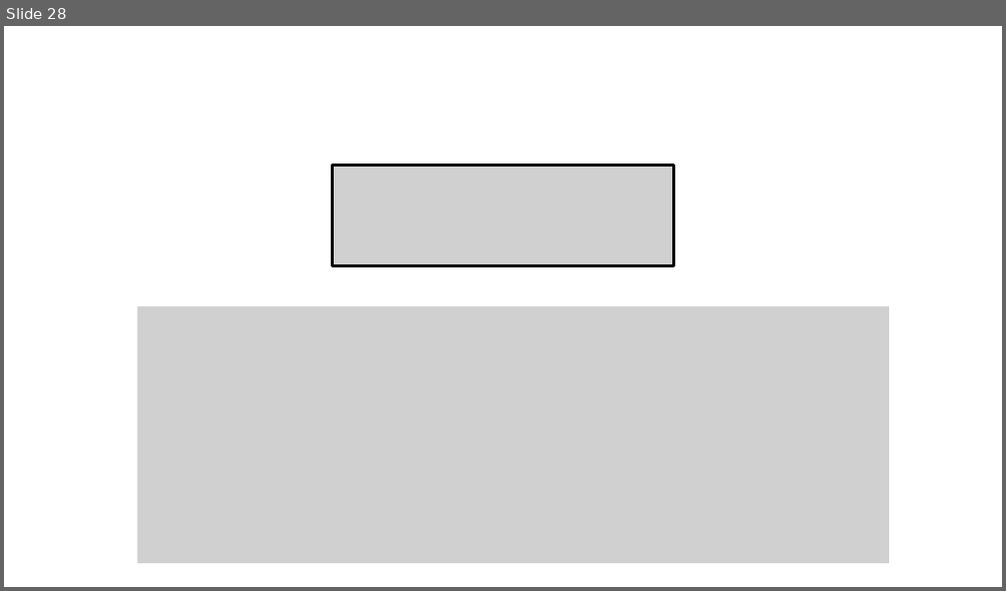
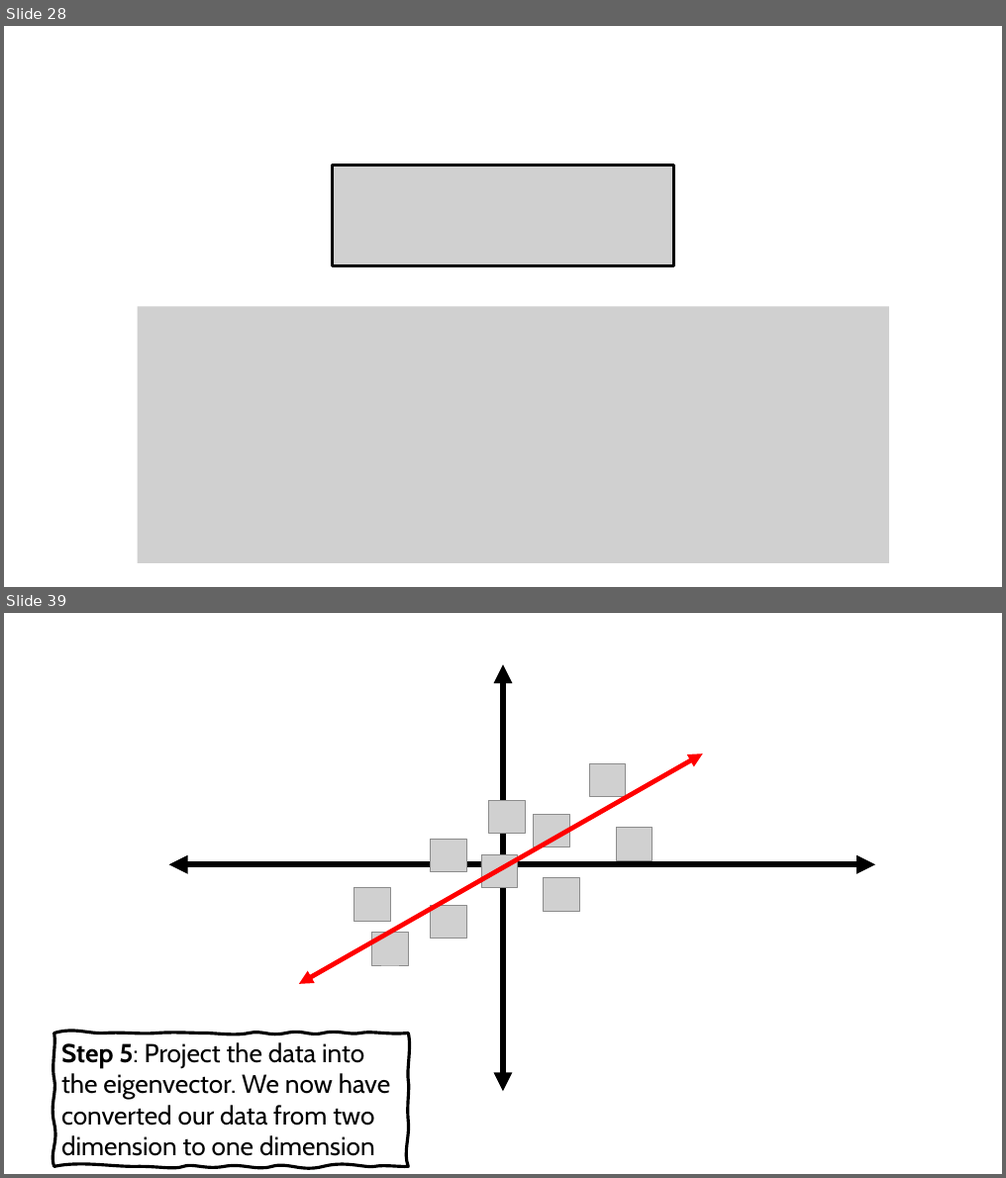
Before and after one commit to robitussin/CCADMACL, a slide deck: 7 - Principal Component Analysis/Principal Component Analysis (Math).pptx. Shown one above the other, each under a label of ours: slide 28 before the commit, slides 28 and 39 after it; the slides between them are not shown. The pictures are 1006x591 and 1006x1178 pixels, drawn with LibreOffice and Linux fonts; fonts in the diff are those of the drawing; grey boxes stand for pictures. Boxes give left, top, right and bottom in pixels: in the first picture for what was removed or moved away, otherwise in the second. Text is boxed around its words. In the diff, an @@ line names an element or a change of style, - is before the commit and + after.

```diff
--- a/7 - Principal Component Analysis/Principal Component Analysis (Math).pptx
+++ b/7 - Principal Component Analysis/Principal Component Analysis (Math).pptx
@@ slide 39 added at (4, 613, 1002, 1174), background #FFFFFF @@
@@ double arrow added from (503, 1091) to (503, 664), #000000 6 pt @@
@@ double arrow added from (299, 984) to (703, 754), #FF0000 4.5 pt @@
@@ picture added at (589, 764, 626, 797) @@
@@ picture added at (488, 801, 525, 834) @@
@@ picture added at (534, 814, 570, 848) @@
@@ picture added at (430, 839, 466, 872) @@
@@ picture added at (617, 828, 653, 861) @@
@@ double arrow added from (168, 864) to (875, 864), #000000 6 pt @@
@@ picture added at (481, 856, 519, 888) @@
@@ picture added at (543, 878, 580, 911) @@
@@ picture added at (353, 888, 390, 921) @@
@@ picture added at (430, 906, 466, 939) @@
@@ picture added at (372, 933, 409, 965) @@
@@ freeform shape added at (54, 1034, 408, 1167), outline #000000 3 pt, 25 pt, text #000000 @@
+Step 5: Project the data into the eigenvector. We now have converted our data from two dimension to one dimension
```
Also in this commit, not shown: 1 slide changed, 6 other slides added.
